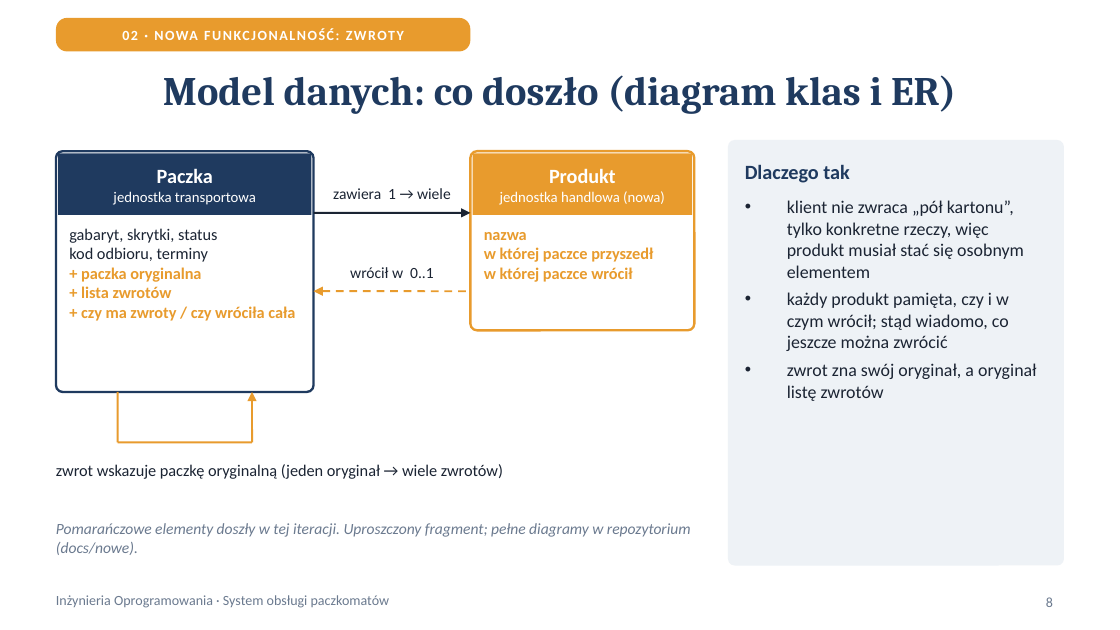
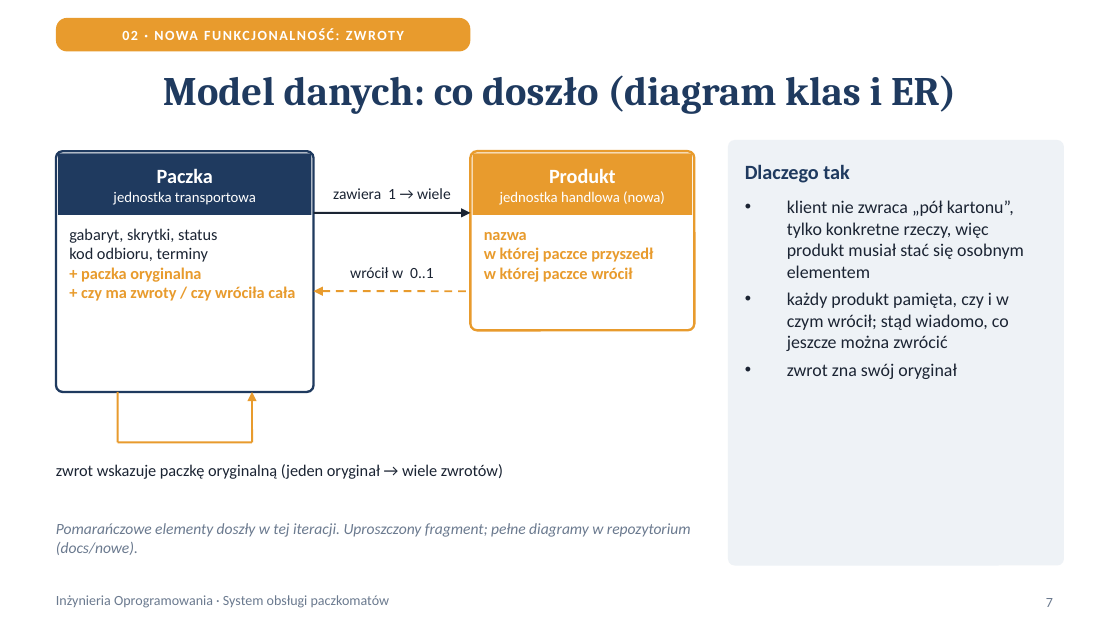
Before and after one commit to AGH-ISI-projects/package-management, a slide deck: slide 7 of krzycha/docs/nowe/prezentacja_final.pptx (slide 8 before the commit). Drawn at 1120x630 pixels with LibreOffice and Linux fonts; fonts in the diff are those of the drawing. Boxes give left, top, right and bottom in pixels: in the first picture for what was removed or moved away, otherwise in the second. Text is boxed around its words. In the diff, an @@ line names an element or a change of style, - is before the commit and + after.

```diff
--- a/krzycha/docs/nowe/prezentacja_final.pptx
+++ b/krzycha/docs/nowe/prezentacja_final.pptx
@@ text at bbox=[81, 286, 172, 298]: paragraph removed @@
-+ lista zwrotów
@@ text at bbox=[787, 363, 957, 379]: text changed @@
-• zwrot zna swój oryginał, a oryginał listę zwrotów
+• zwrot zna swój oryginał
@@ page number at bbox=[1046, 598, 1053, 607]: text changed @@
-8
+7
```
Also in this commit, not shown: 4 other slides changed, 3 other files.
